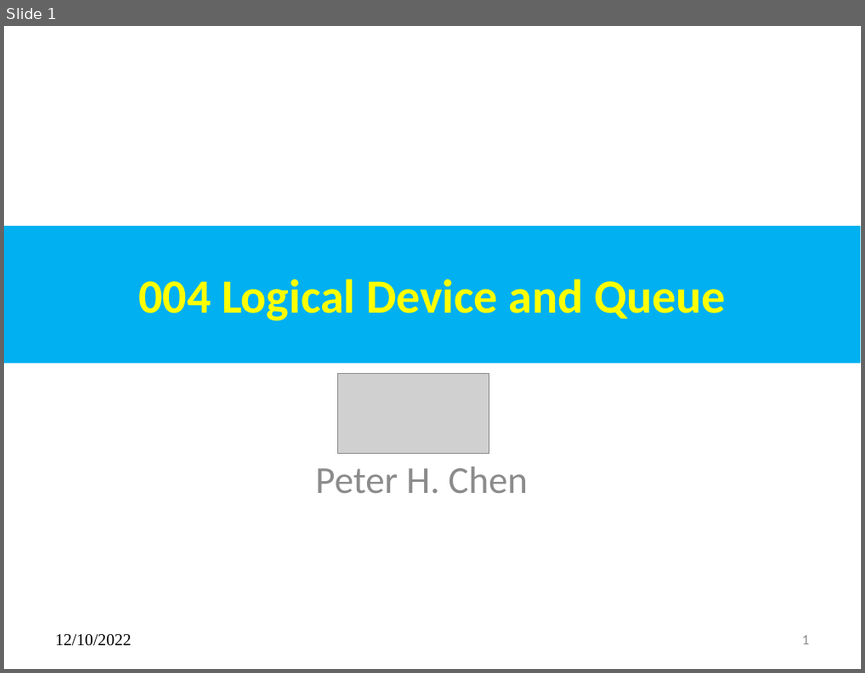
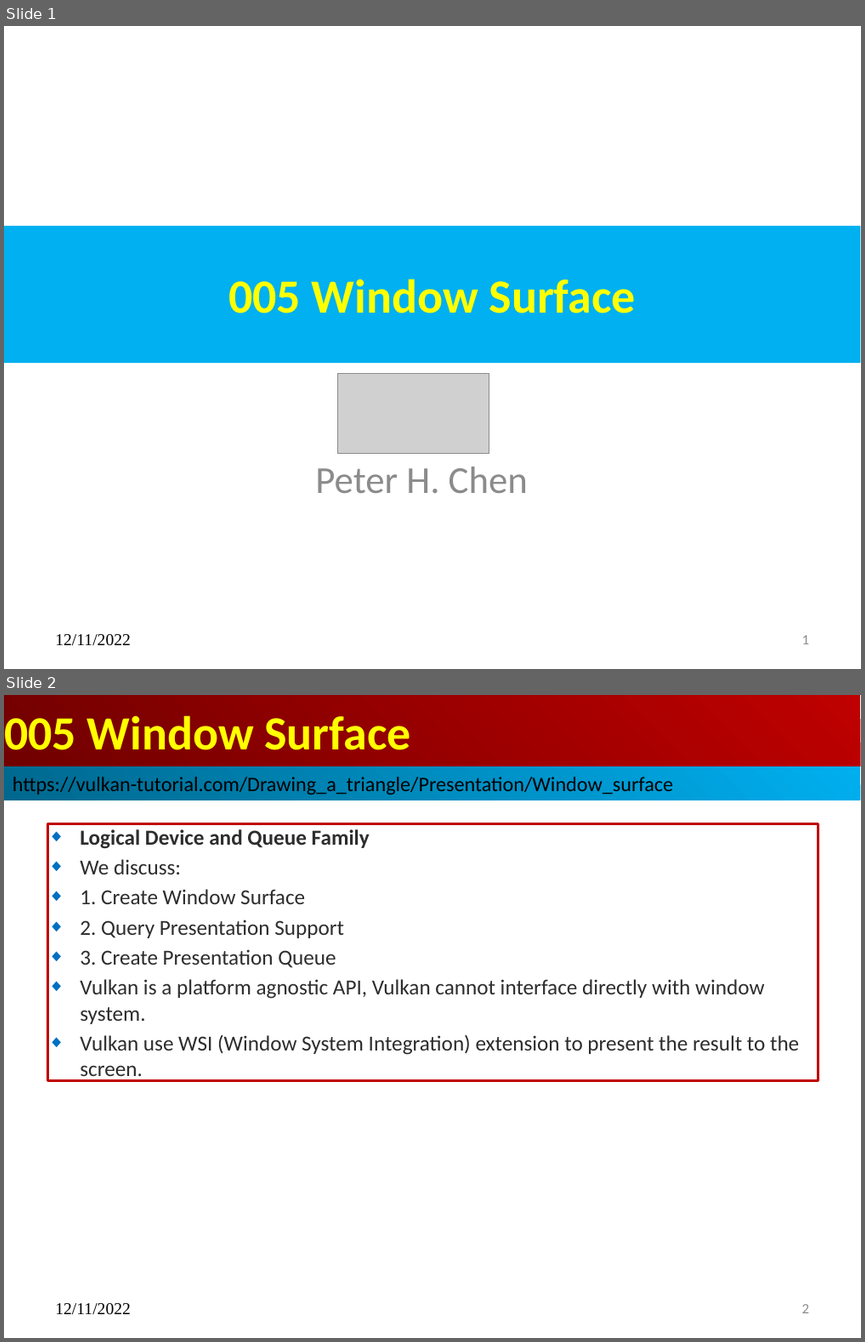
Before and after one commit to peterhchen/015_Vulkan_OpenGL, a slide deck: 05_window_surface.pptx. Shown one above the other, each under a label of ours: slide 1 before the commit, slides 1 and 2 after it. The pictures are 865x673 and 865x1342 pixels, drawn with LibreOffice and Linux fonts; fonts in the diff are those of the drawing; grey boxes stand for pictures. Boxes give left, top, right and bottom in pixels: in the first picture for what was removed or moved away, otherwise in the second. Text is boxed around its words. In the diff, an @@ line names an element or a change of style, - is before the commit and + after.

```diff
--- a/05_window_surface.pptx
+++ b/05_window_surface.pptx
@@ slide 2 added at (4, 695, 861, 1338), background #FFFFFF @@
@@ title added at (4, 695, 860, 766), fill gradient #BF0000 to #710000, 40 pt, text #FFFF00, bold @@
+005 Window Surface
@@ rectangle added at (4, 767, 860, 800), fill gradient #00AFEF to #00688E, 17.3 pt, text #000000 @@
+https://vulkan-tutorial.com/Drawing_a_triangle/Presentation/Window_surface
@@ subtitle added at (47, 823, 818, 1081), fill #FFFFFF, outline #C00000 2.01 pt, 18 pt, text #2D2D2D @@
+◆ Logical Device and Queue Family
+◆ We discuss:
+◆ 1. Create Window Surface
+◆ 2. Query Presentation Support
+◆ 3. Create Presentation Queue
+◆ Vulkan is a platform agnostic API, Vulkan cannot interface directly with window system.
+◆ Vulkan use WSI (Window System Integration) extension to present the result to the screen.
@@ text added at (55, 1303, 131, 1315), 14 pt, text #000000 @@
+12/11/2022
@@ page number added at (802, 1304, 809, 1313), 12 pt, text #8B8B8B @@
+2
@@ slide 1 changed as well @@
@@ title at (228, 278, 636, 313): text changed @@
-004 Logical Device and Queue
+005 Window Surface
@@ text at (55, 634, 131, 646): text changed @@
-12/10/2022
+12/11/2022
```
Also in this commit, not shown: 5 other slides changed, 6 other slides added, 9 slides removed, 1 other file.
